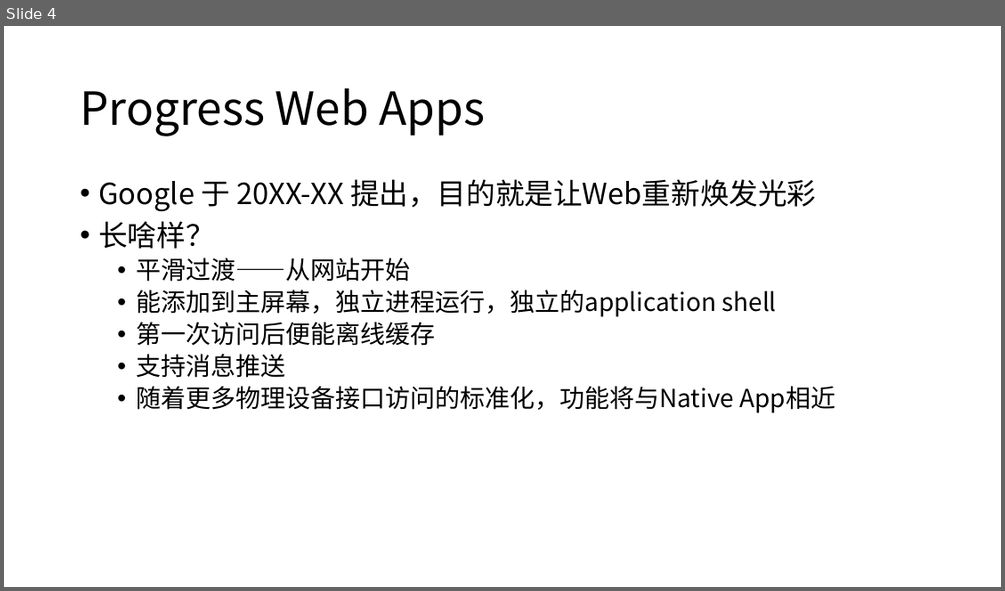
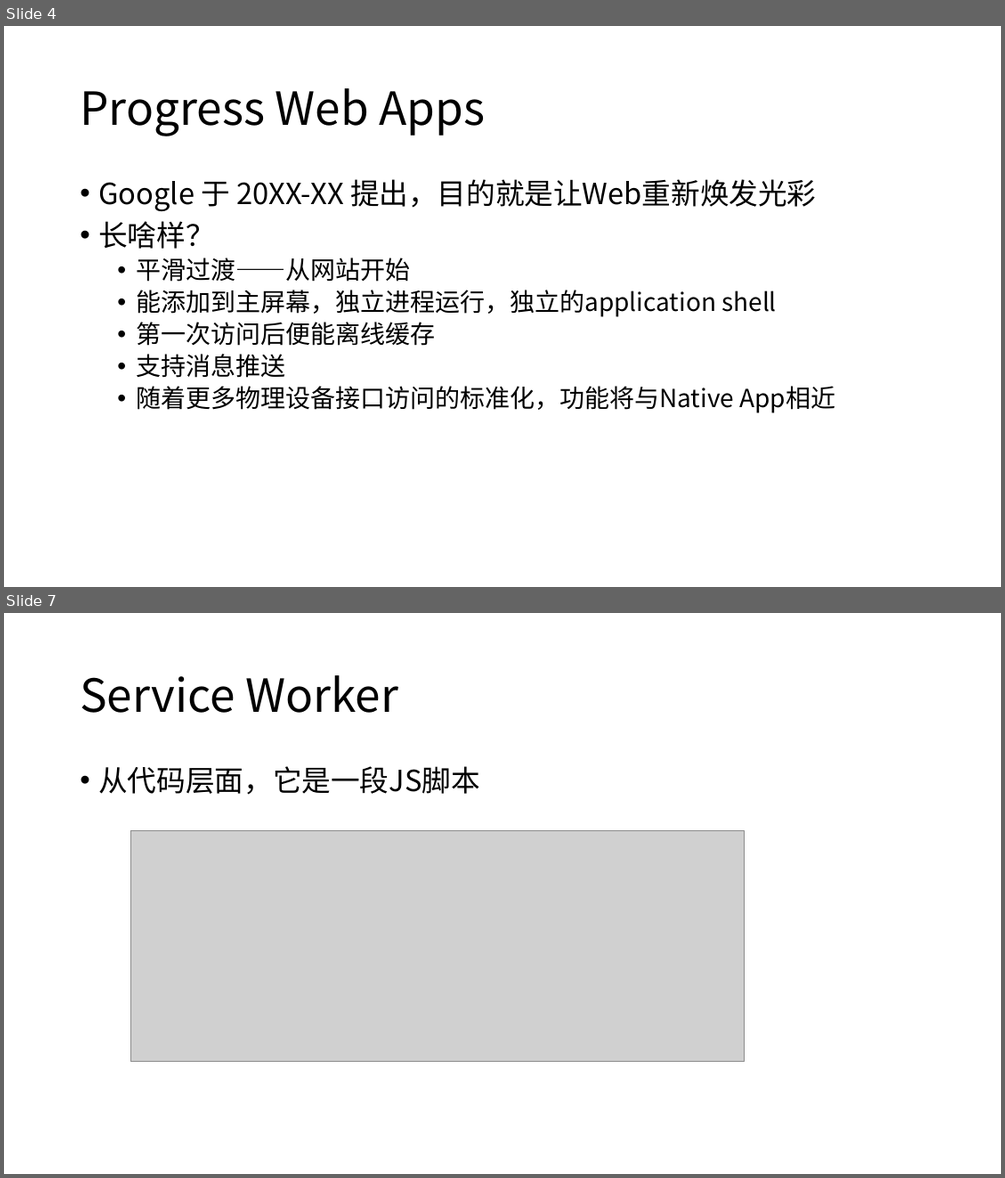
Before and after one commit to wujunxi/frontend-subject, a slide deck: PWA/other/PWA渐进式Web应用介绍.pptx. Shown one above the other, each under a label of ours: slide 4 before the commit, slides 4 and 7 after it; the slides between them are not shown. The pictures are 1005x591 and 1005x1178 pixels, drawn with LibreOffice and Linux fonts; fonts in the diff are those of the drawing; grey boxes stand for pictures. Boxes give left, top, right and bottom in pixels: in the first picture for what was removed or moved away, otherwise in the second. Text is boxed around its words. In the diff, an @@ line names an element or a change of style, - is before the commit and + after.

```diff
--- a/PWA/other/PWA渐进式Web应用介绍.pptx
+++ b/PWA/other/PWA渐进式Web应用介绍.pptx
@@ slide 7 added at <box>4,613,1001,1174</box>, background #FFFFFF @@
@@ title added at <box>80,675,398,713</box>, 44 pt, text #000000 @@
+Service Worker
@@ text added at <box>98,766,479,795</box>, 28 pt, text #000000 @@
+• 从代码层面，它是一段JS脚本
@@ picture added at <box>130,831,744,1061</box> @@
```
Also in this commit, not shown: 3 slides changed, 4 other slides added, 2 other files.
